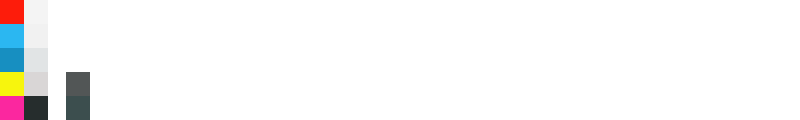
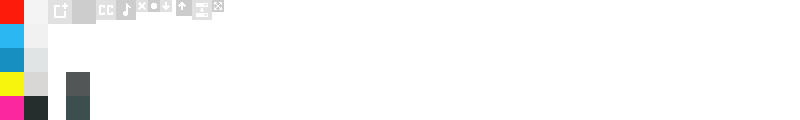
Before/after of a (800, 120) layered artwork. What changed in the layer stack:
painted on "Layer 1" over (54, 2, 222, 24)
removed layer "Icon top layer" over (54, 2, 222, 24)
showed group "Bgs" (11 layers) over (48, 0, 224, 24)
